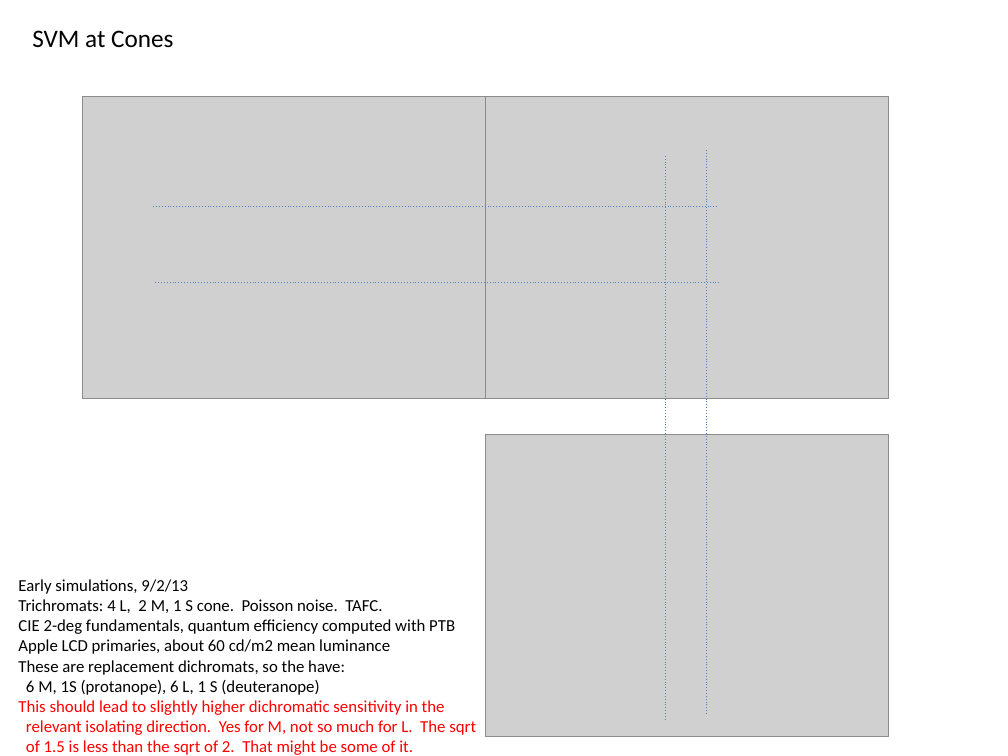
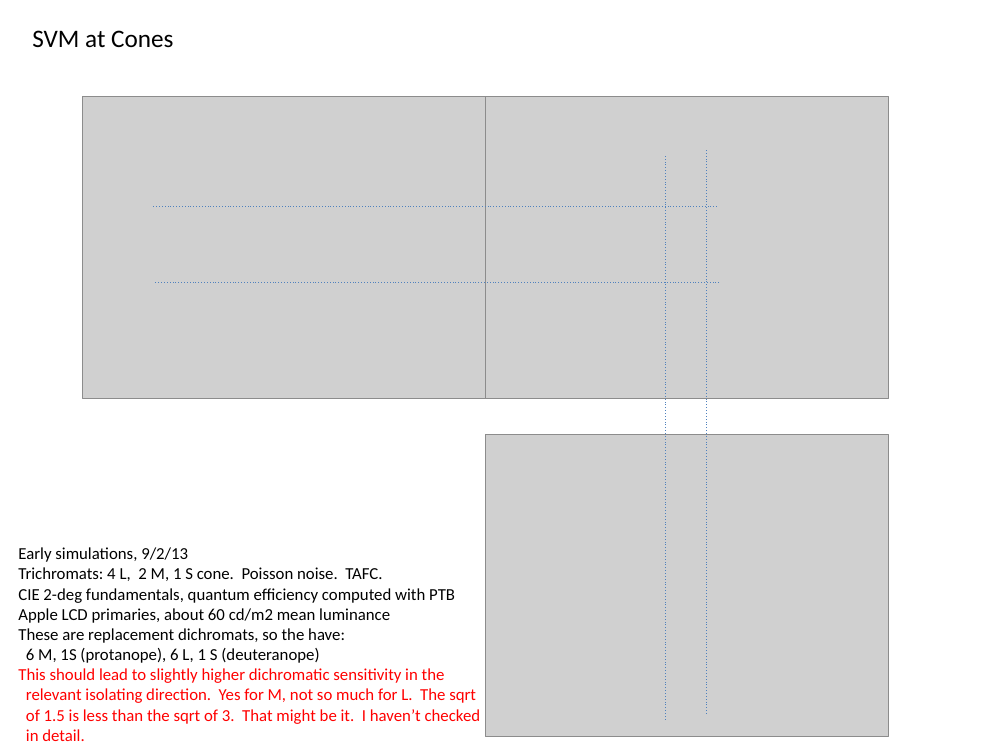
Before and after one commit to isetbio/computationaleyebrain, a slide deck: slide 1 of colorContours/presentations/EarlyResultsSeptember2013.pptx. Drawn at 1008x756 pixels with LibreOffice and Linux fonts; fonts in the diff are those of the drawing; grey boxes stand for pictures. Boxes give left, top, right and bottom in pixels: in the first picture for what was removed or moved away, otherwise in the second. Text is boxed around its words. In the diff, an @@ line names an element or a change of style, - is before the commit and + after.

```diff
--- a/colorContours/presentations/EarlyResultsSeptember2013.pptx
+++ b/colorContours/presentations/EarlyResultsSeptember2013.pptx
@@ text "Early simulations, 9/2/13": place and size @@
-text "Early simulations, 9/2/13" at (18, 579, 476, 755)
+text "Early simulations, 9/2/13" at (18, 547, 481, 741)
@@ text at (26, 709, 481, 741): text changed @@
-of 1.5 is less than the sqrt of 2. That might be some of it.
+of 1.5 is less than the sqrt of 3. That might be it. I haven’t checked
+in detail.
```
Also in this commit, not shown: 1 other file.
